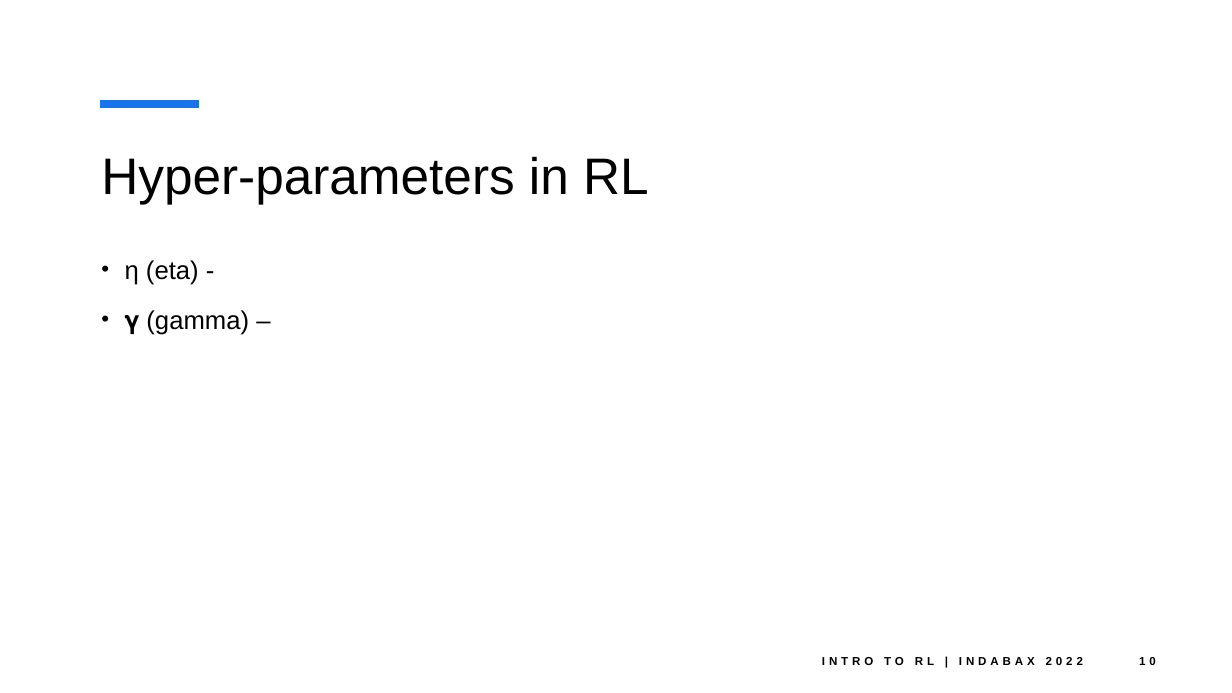
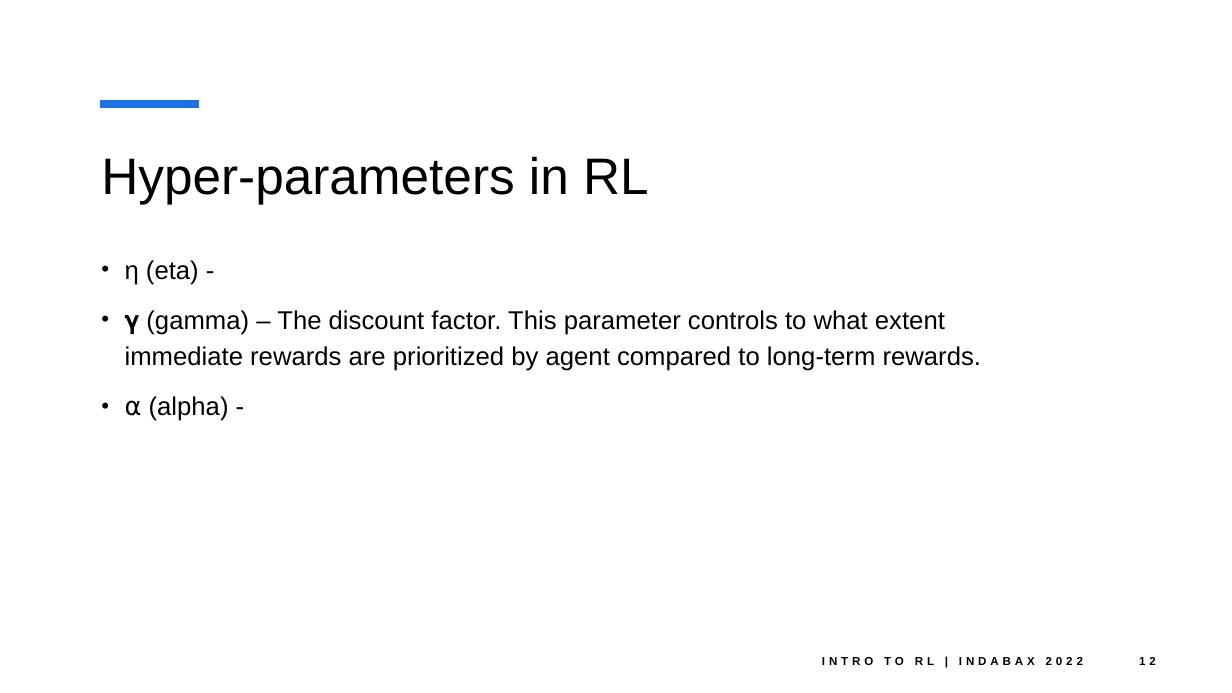
Before and after one commit to ashwineepandey/talk-indabax-2022, a slide deck: slide 12 of IntroToReinforcementLearning_IndabaX2022_001.pptx (slide 10 before the commit). Drawn at 1232x693 pixels with LibreOffice and Linux fonts; fonts in the diff are those of the drawing. Boxes give left, top, right and bottom in pixels: in the first picture for what was removed or moved away, otherwise in the second. Text is boxed around its words. In the diff, an @@ line names an element or a change of style, - is before the commit and + after.

```diff
--- a/IntroToReinforcementLearning_IndabaX2022_001.pptx
+++ b/IntroToReinforcementLearning_IndabaX2022_001.pptx
@@ text at <box>125,310,981,421</box>: text changed @@
-• 𝛄 (gamma) –
+• 𝛄 (gamma) – The discount factor. This parameter controls to what extent immediate rewards are prioritized by agent compared to long-term rewards.
+• ⍺ (alpha) -
@@ page number at <box>1139,657,1156,665</box>: text changed @@
-10
+12
```
Also in this commit, not shown: 5 other slides changed, 2 slides added, 2 slides removed, 1 other file.
